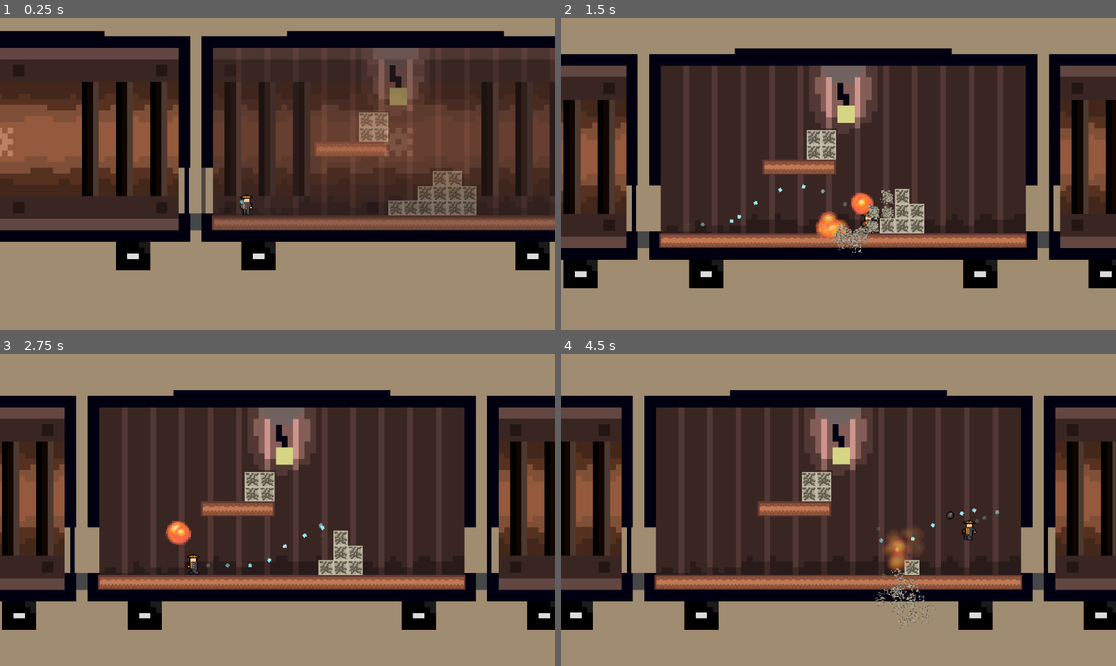
Above: before the commit, frames 1-4 (two rows, left to right).
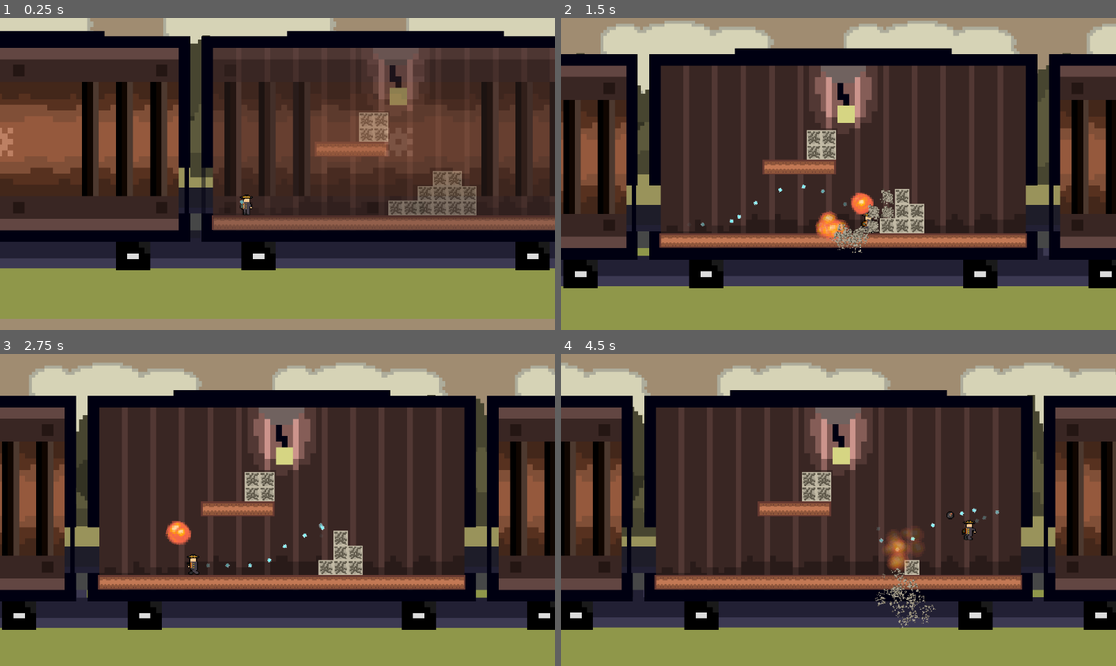
Above: after the commit, the same moments.

Repository: jordanbrotherton/GearDeRail
Game: Godot game, scene res://main.tscn
Same seed, same stepped clock (60 frames per second), same inputs: the game is played once before the commit and once after it.
Inputs:
- Up to frame 1 (0.25 s): no input
- Up to frame 2 (1.5 s): hold Right (ui_right) from 0.53 s (still down); tap X (bomb) at 0.6, 1.35 s; tap Space (jump) at 0.77 s
- Up to frame 3 (2.75 s): tap Space (jump) at 1.52 s; release Right (ui_right) at 2.03 s; hold Left (ui_left) from 2.03 s (still down); tap X (bomb) at 2.1 s
- Up to frame 4 (4.5 s): release Left (ui_left) at 2.78 s; hold Right (ui_right) 2.78-4.28 s; tap X (bomb) at 2.85, 3.6, 4.35 s; tap Space (jump) at 3.02, 3.77 s; hold Left (ui_left) from 4.28 s (still down)

The runs differ from the first frame. In frame 1, 28% of the frame differs, in the area x 0-100%, y 0-97%; in frame 2, 29%, in the area x 0-100%, y 0-100%; in frame 3, 27%; in frame 4, 27%.

Commit message:
feat: add bg

Diff:
--- /dev/null
+++ b/level/bg/background.tscn
@@ -0,0 +1,60 @@
+[gd_scene format=3 uid="uid://cgqyi8wgvf0iw"]
+
+[ext_resource type="Texture2D" uid="uid://jfvc8apnicuy" path="res://level/bg/bg_track.png" id="1_33u77"]
+[ext_resource type="Texture2D" uid="uid://chgfwkd2uraje" path="res://level/bg/bg_cloud.png" id="1_e7syf"]
+[ext_resource type="Texture2D" uid="uid://cb0mlhrlu1ulw" path="res://level/bg/bg_mount_2.png" id="2_tcg3t"]
+[ext_resource type="Texture2D" uid="uid://c3aeuvamaxx7n" path="res://level/bg/bg_mount_1.png" id="3_u6e21"]
+
+[node name="Background" type="Node2D" unique_id=428480095]
+
+[node name="Parallax2D2" type="Parallax2D" parent="." unique_id=2084850510]
+scroll_scale = Vector2(0.2, 1)
+scroll_offset = Vector2(-11, 19)
+repeat_size = Vector2(24, 0)
+autoscroll = Vector2(-20, 0)
+repeat_times = 10
+ignore_camera_scroll = true
+
+[node name="Sprite2D" type="Sprite2D" parent="Parallax2D2" unique_id=733367700]
+texture_repeat = 2
+position = Vector2(0, -30)
+scale = Vector2(0.3, 0.3)
+texture = ExtResource("1_e7syf")
+
+[node name="Parallax2D4" type="Parallax2D" parent="." unique_id=1522715237]
+scroll_scale = Vector2(0.5, 1)
+scroll_offset = Vector2(-11, 5)
+repeat_size = Vector2(24, 0)
+autoscroll = Vector2(-25, 0)
+repeat_times = 10
+ignore_camera_scroll = true
+
+[node name="Sprite2D" type="Sprite2D" parent="Parallax2D4" unique_id=56616931]
+texture_repeat = 2
+position = Vector2(0, -13.000002)
+scale = Vector2(0.4, 0.4)
+texture = ExtResource("2_tcg3t")
+
+[node name="Parallax2D3" type="Parallax2D" parent="." unique_id=1615181891]
+scroll_scale = Vector2(0.7, 1)
+scroll_offset = Vector2(-11, 9)
+repeat_size = Vector2(24, 0)
+autoscroll = Vector2(-28, 0)
+repeat_times = 10
+ignore_camera_scroll = true
+
+[node name="Sprite2D" type="Sprite2D" parent="Parallax2D3" unique_id=2029685017]
+texture_repeat = 2
+position = Vector2(0, -13.000002)
+scale = Vector2(0.4, 0.4)
+texture = ExtResource("3_u6e21")
+
+[node name="Parallax2D" type="Parallax2D" parent="." unique_id=236380402]
+repeat_size = Vector2(64, 0)
+autoscroll = Vector2(-32, 0)
+repeat_times = 10
+ignore_camera_scroll = true
+
+[node name="Sprite2D" type="Sprite2D" parent="Parallax2D" unique_id=129914024]
+texture_repeat = 2
+texture = ExtResource("1_33u77")
--- a/main.tscn
+++ b/main.tscn
@@ -3,6 +3,7 @@
 [ext_resource type="Script" uid="uid://b2j8va1qg8ghd" path="res://conductor.gd" id="1_272bh"]
 [ext_resource type="PackedScene" uid="uid://j25b3w3mgw6j" path="res://level/loadables/1.tscn" id="2_lquwl"]
 [ext_resource type="PackedScene" uid="uid://bbdthj7fwk44h" path="res://level/loadables/test2.tscn" id="4_4c57u"]
+[ext_resource type="PackedScene" uid="uid://cgqyi8wgvf0iw" path="res://level/bg/background.tscn" id="4_272bh"]
 [ext_resource type="PackedScene" uid="uid://couc0arcgkuet" path="res://entities/train_car/train_car.tscn" id="5_efxa6"]
 [ext_resource type="Script" uid="uid://bwggbcs6sdhn3" path="res://entities/player/camera.gd" id="6_dg77c"]
 [ext_resource type="PackedScene" uid="uid://bxvkp7mqo223j" path="res://entities/player/player.tscn" id="7_ycdy4"]
@@ -16,6 +17,11 @@
 
 [node name="TrainCar" parent="." unique_id=2034773766 instance=ExtResource("5_efxa6")]
 position = Vector2(0, -164)
+
+[node name="Background" parent="TrainCar" unique_id=428480095 instance=ExtResource("4_272bh")]
+z_index = -1
+position = Vector2(73.08017, 1.097045)
+scale = Vector2(1.7740486, 1.7740486)
 
 [node name="TrainCar2" parent="." unique_id=1386361706 instance=ExtResource("5_efxa6")]
 position = Vector2(829.5, -164)
Binary file added: level/bg/bg_cloud.png
Not shown, added: level/bg/bg_cloud.png.import
Binary file added: level/bg/bg_mount_1.png
Not shown, added: level/bg/bg_mount_1.png.import
Binary file added: level/bg/bg_mount_2.png
Not shown, added: level/bg/bg_mount_2.png.import
Binary file added: level/bg/bg_track.png
Not shown, added: level/bg/bg_track.png.import
